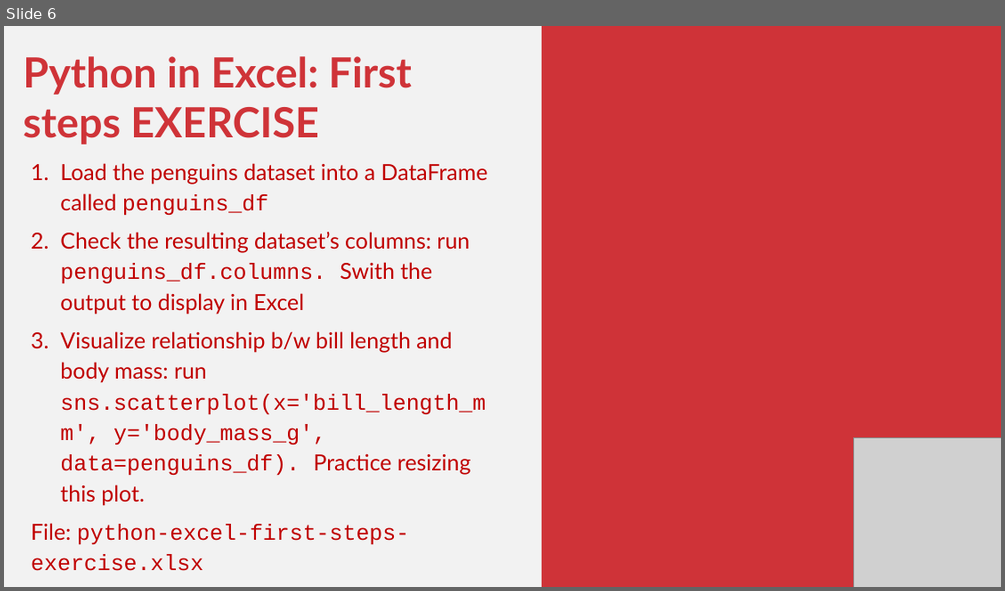
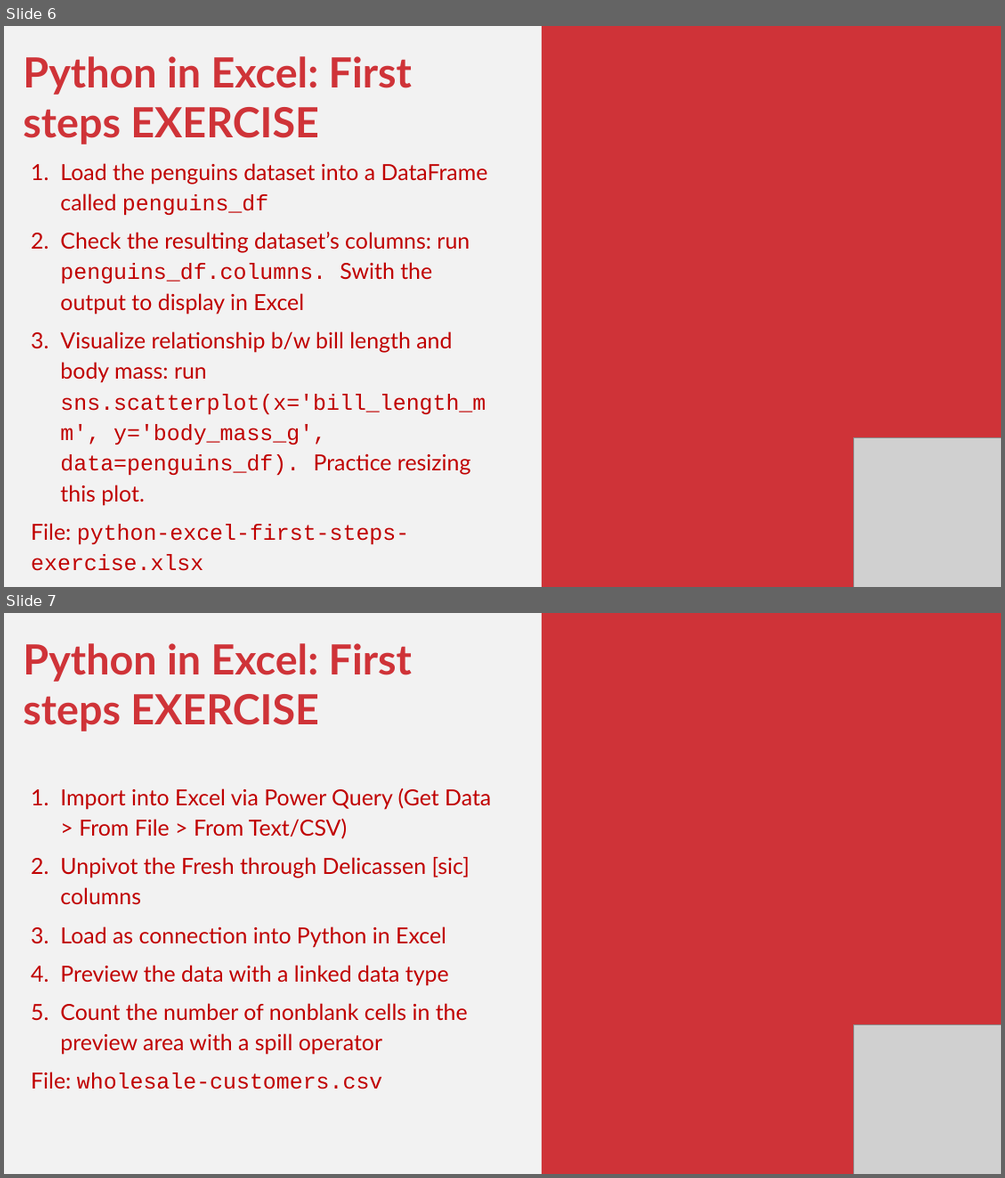
Before and after one commit to stringfestdata/global-excel-summit-python-in-excel-2025, a slide deck: python-in-excel-for-enhanced-data-analytics.pptx. Shown one above the other, each under a label of ours: slide 6 before the commit, slides 6 and 7 after it. The pictures are 1005x591 and 1005x1178 pixels, drawn with LibreOffice and Linux fonts; fonts in the diff are those of the drawing; grey boxes stand for pictures. Boxes give left, top, right and bottom in pixels: in the first picture for what was removed or moved away, otherwise in the second. Text is boxed around its words. In the diff, an @@ line names an element or a change of style, - is before the commit and + after.

Commit message:
upload new exercise

```diff
--- a/python-in-excel-for-enhanced-data-analytics.pptx
+++ b/python-in-excel-for-enhanced-data-analytics.pptx
@@ slide 7 added at <box>4,613,1001,1174</box>, background #F2F2F2 @@
@@ rectangle added at <box>542,613,1001,1174</box>, fill #CF3338 @@
@@ text added at <box>23,643,491,1089</box>, 32 pt, text #C00000 @@
+Python in Excel: First steps EXERCISE
+1. Import into Excel via Power Query (Get Data > From File > From Text/CSV)
+2. Unpivot the Fresh through Delicassen [sic] columns
+3. Load as connection into Python in Excel
+4. Preview the data with a linked data type
+5. Count the number of nonblank cells in the preview area with a spill operator
+File: wholesale-customers.csv
@@ picture added at <box>853,1024,1001,1174</box> @@
```
Also in this commit, not shown: 4 other files.
